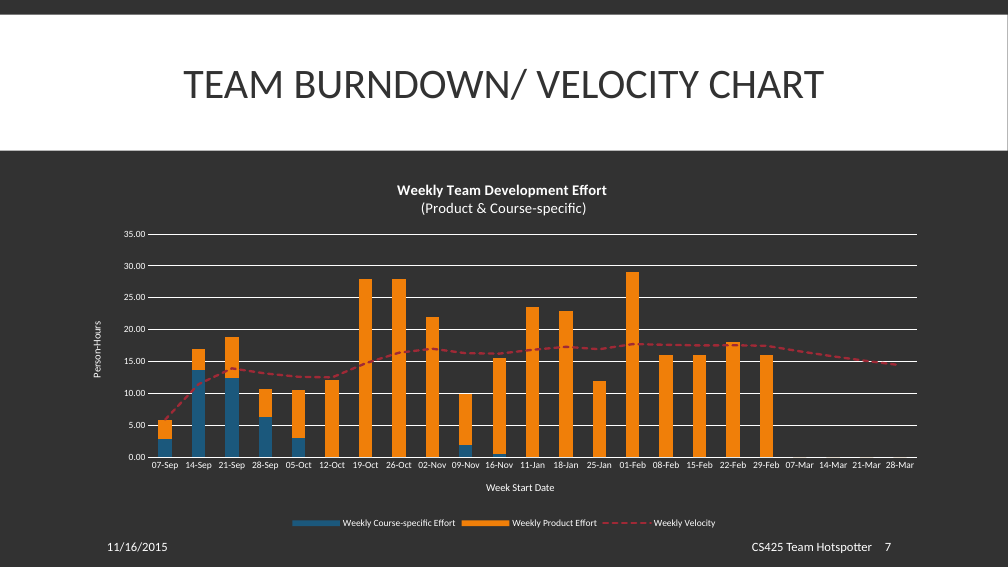
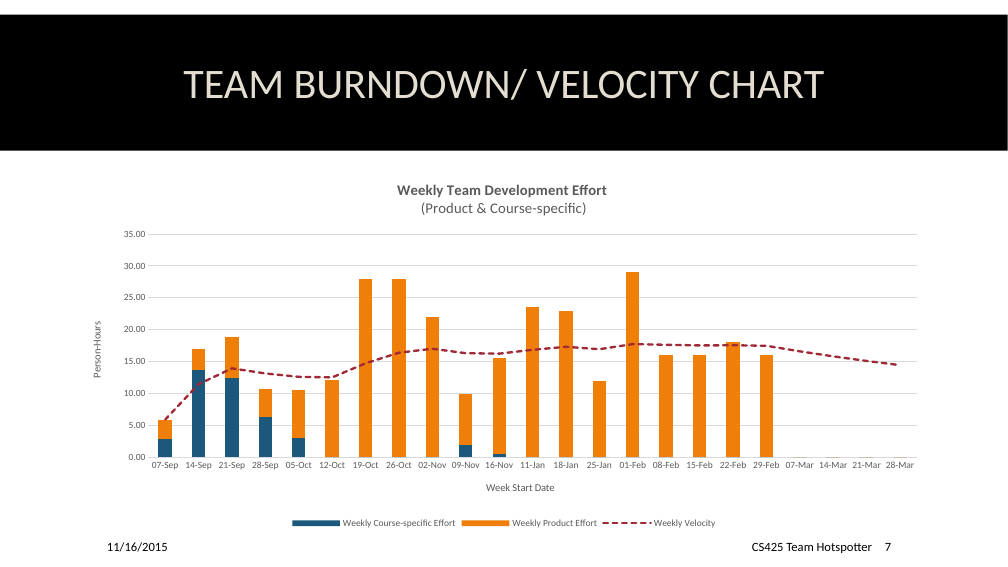
Before and after one commit to spesmit/hotspotter, a slide deck: slide 7 of Documentation/Presentations/CS499 Final Presentation.pptx. Drawn at 1008x567 pixels with LibreOffice and Linux fonts; fonts in the diff are those of the drawing; background and template pictures are left out. Boxes give left, top, right and bottom in pixels: in the first picture for what was removed or moved away, otherwise in the second. Text is boxed around its words. In the diff, an @@ line names an element or a change of style, - is before the commit and + after.

Commit message:
changed color scheme

```diff
--- a/Documentation/Presentations/CS499 Final Presentation.pptx
+++ b/Documentation/Presentations/CS499 Final Presentation.pptx
@@ background #323232 to picture (left out) @@
@@ rectangle at (0,14,1008,150): fill #FFFFFF to #000000 @@
@@ title "TEAM BURNDOWN/ VELOCITY CHART" at (183,69,825,100): text colour #323232 to #E3DED1 @@
@@ column stacked chart at (74,166,934,532) @@
@@ title "Weekly Team Development Effort  (Product & Course-specific) " to "Weekly Team Development Effort  (Product & Course-specific)" @@
@@ category axis title "Week Start Date " to "Week Start Date" @@
@@ value axis title "Person-Hours " to "Person-Hours" @@
@@ legend changed @@
@@ category axis changed @@
@@ value axis changed @@
@@ lettering changed @@
@@ text colour #FFFFFF to #000000 in 3 elements at (107,542,168,552), (752,543,872,553), (885,543,891,551) @@
```
Also in this commit, not shown: 8 other slides changed.
